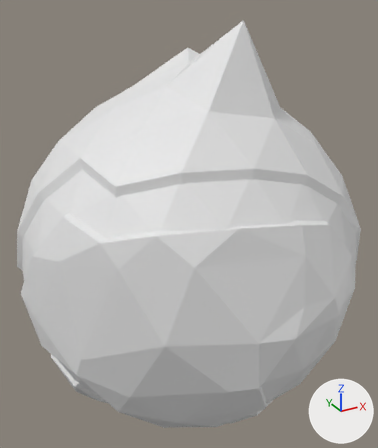
Before and after pictures for a commit that changed the FBX model Unity-Genetica/Assets/Models/planet3.fbx.
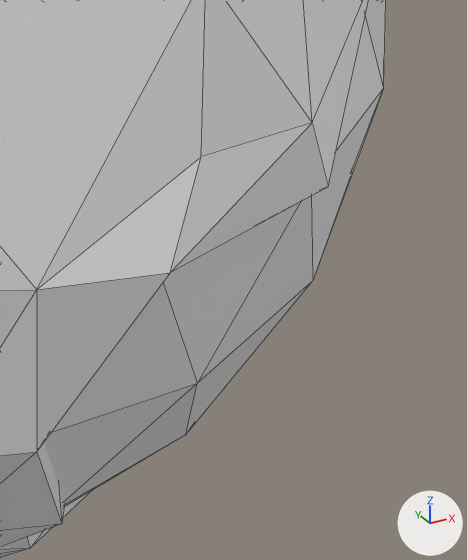
The first picture shows the older version from a 50 mm camera at (-1.37, -2.49, 1.43) aimed at (0.01, 0.02, 0.17). The close-ups show both versions on the part from 66% to 100% of the width and 59% to 93% of the height of that picture; other places that the commit changed are outside them. Lighting does not change. The marker at lower right points along +X, +Y and +Z. The close-ups show mesh edges as thin lines.

Objects in the first close-up: 'surface', 'water1'.
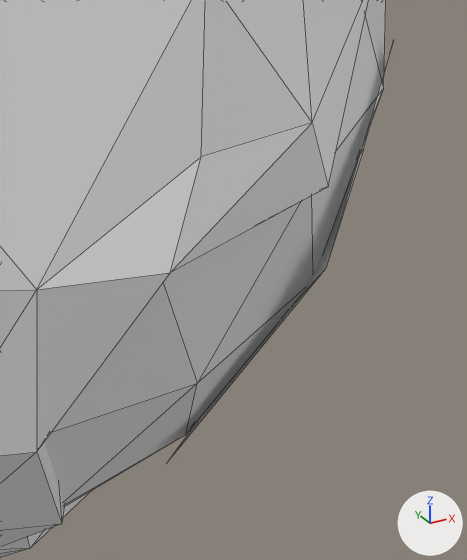
Where the change shows, as pixel boxes [x1, y1, x2, y2] in the close-ups (467 x 560 px):
'waterBones', added: after [169, 44, 393, 460]

Diff of the bpy script that builds the scene:
```diff
--- a/Unity-Genetica/Assets/Models/planet3.fbx.py
+++ b/Unity-Genetica/Assets/Models/planet3.fbx.py
@@ me_icosphere_005 @@
+me_icosphere_005.from_pydata(...)  # 33 vertices, 4 faces; spans x -0.95..0.89, y -0.91..0.9, z -0.81..0.63
@@ ob_waterbones @@
+ob_waterbones = bpy.data.objects.new('waterBones', me_icosphere_005)
+ob_waterbones.location = (0.0, 0.0, 0.0)
```
